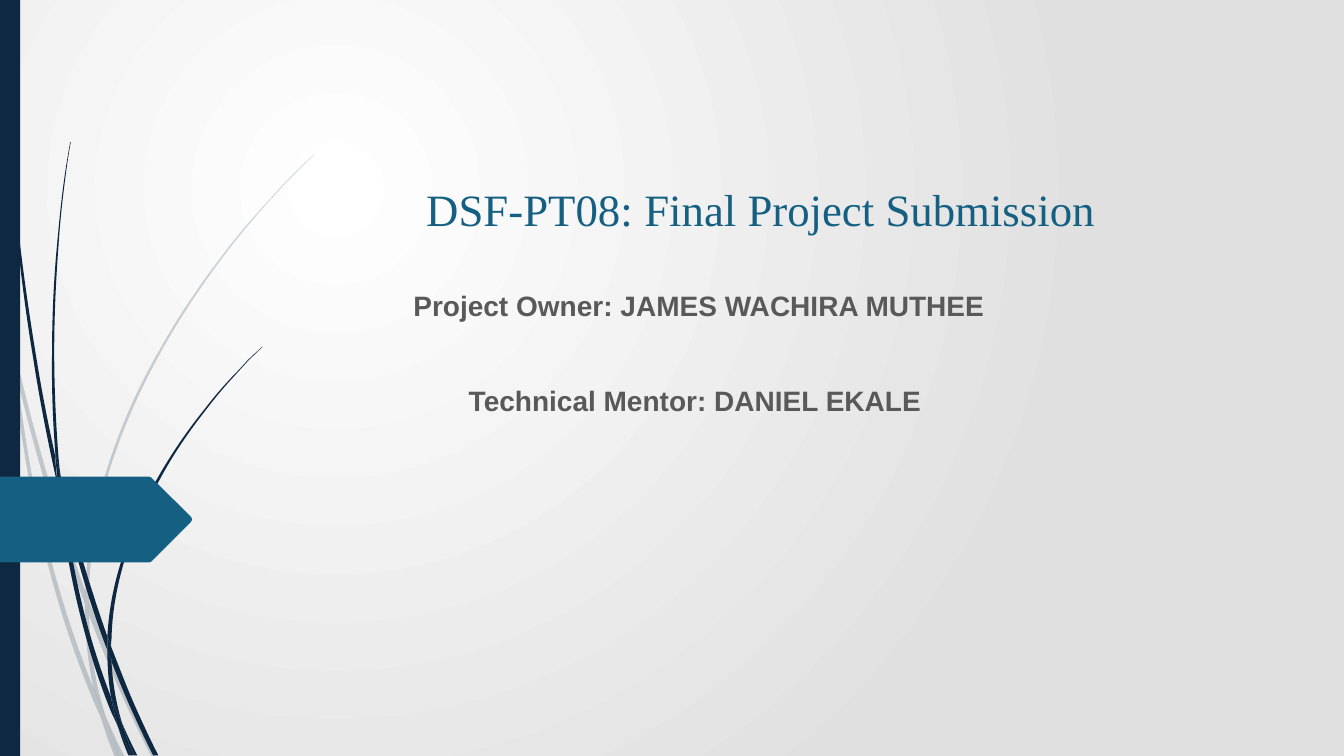
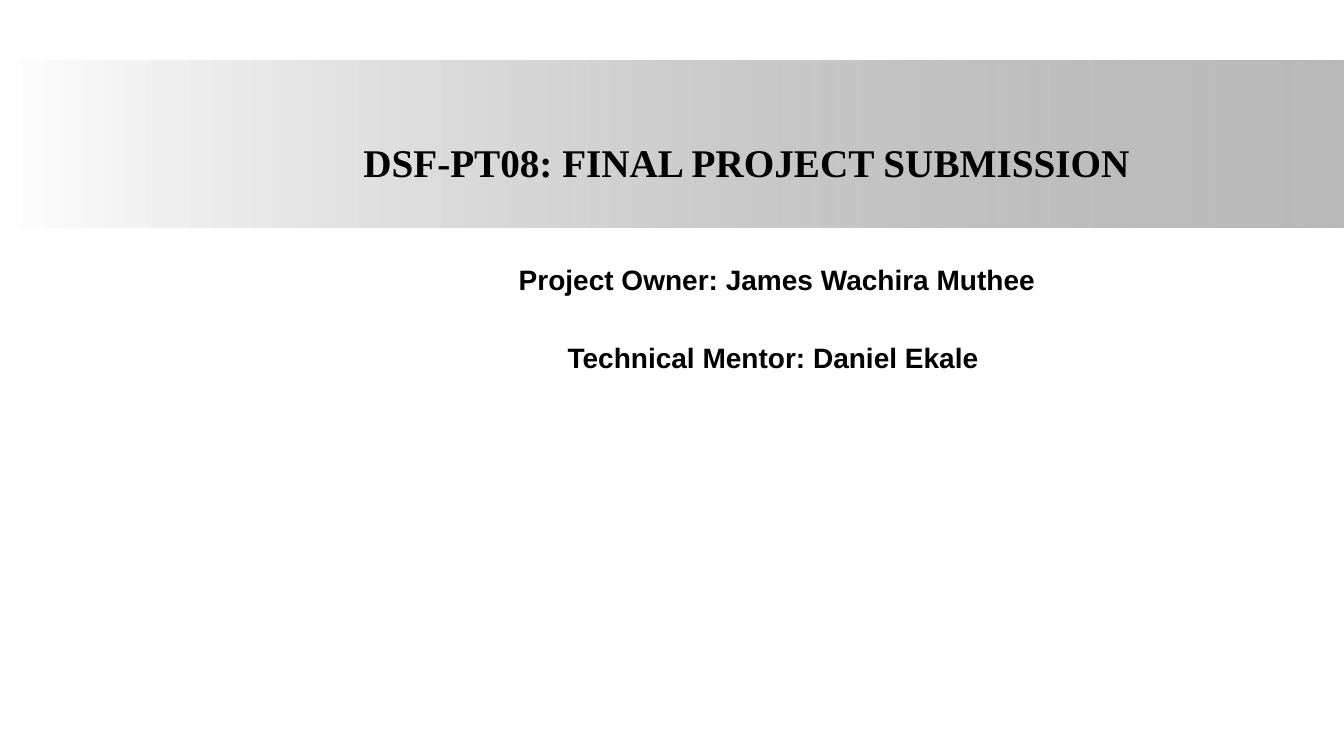
Before and after one commit to James-tech4/JAMES-PHASE-3-DSPT-8-PROJECT, a slide deck: slide 2 of Presentation.pptx (slide 1 before the commit). Drawn at 1344x756 pixels with LibreOffice and Linux fonts; fonts in the diff are those of the drawing; background and template pictures are left out. Boxes give left, top, right and bottom in pixels: in the first picture for what was removed or moved away, otherwise in the second. Text is boxed around its words. In the diff, an @@ line names an element or a change of style, - is before the commit and + after.

```diff
--- a/Presentation.pptx
+++ b/Presentation.pptx
@@ background gradient #FFFFFF to #E1E1E1 to picture (left out) @@
@@ rectangle removed at (0,0,20,756) @@
@@ rectangle added at (0,60,1344,227), fill gradient #FFFFFF to #808080 @@
@@ text at (363,151,1129,178): text changed; size 32 to 28 pt; text colour #156082 to #000000; bold on @@
-DSF-PT08: Final Project Submission
+DSF-PT08: FINAL PROJECT SUBMISSION
@@ subtitle "Project Owner: James Wachira Muthee" at (519,269,1035,369): vertical alignment top to middle @@
@@ subtitle at (519,269,1035,369): text changed; text colour #595959 to #000000 @@
-Project Owner: JAMES WACHIRA MUTHEE
-Technical Mentor: DANIEL EKALE
+Project Owner: James Wachira Muthee
+Technical Mentor: Daniel Ekale
@@ freeform shape removed at (0,477,193,563) @@
@@ group removed at (0,154,315,756): 10 freeform shapes @@
@@ group removed at (3,0,262,756): 12 freeform shapes @@
```
Also in this commit, not shown: 21 other slides changed, 1 slide added, 1 other file.
